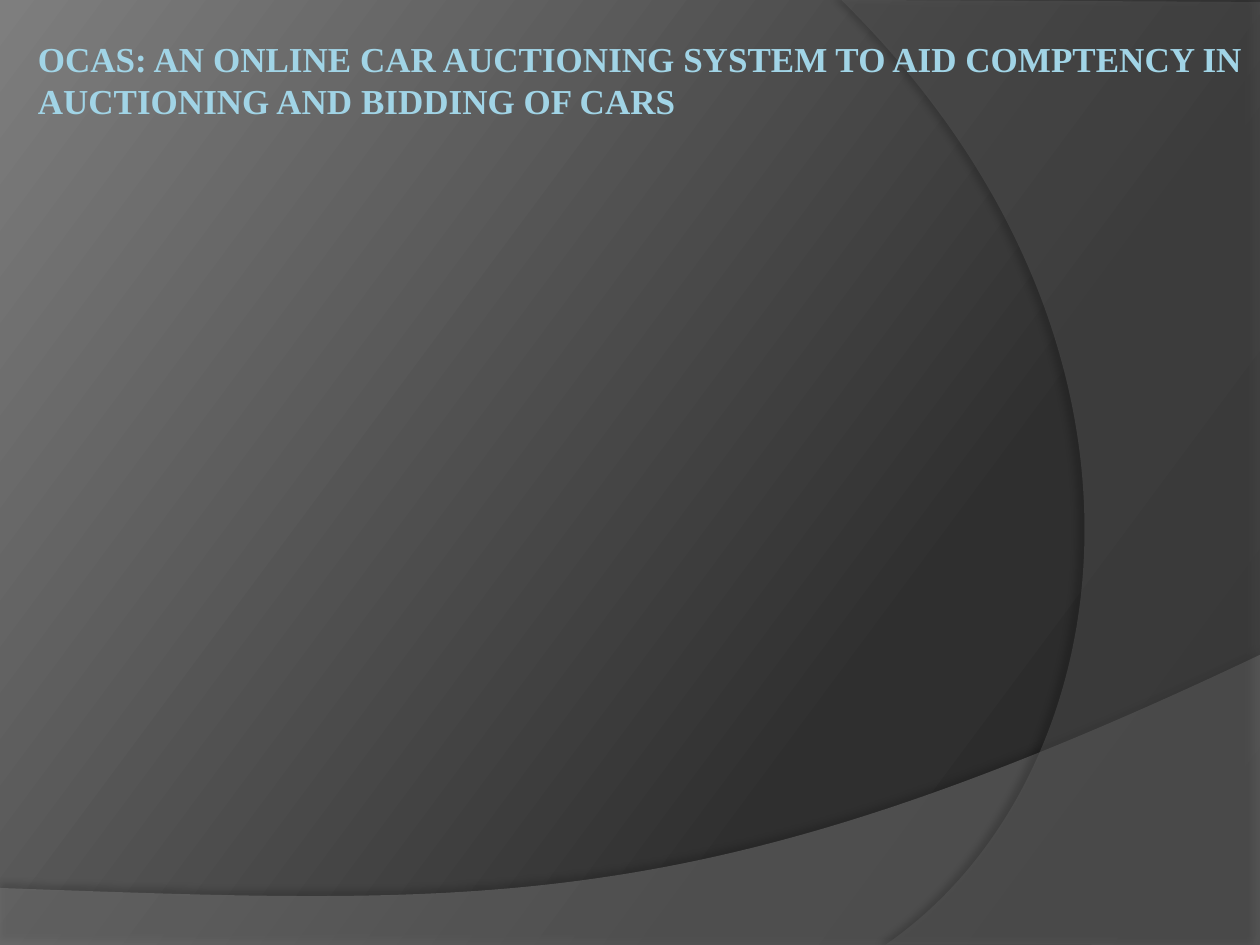
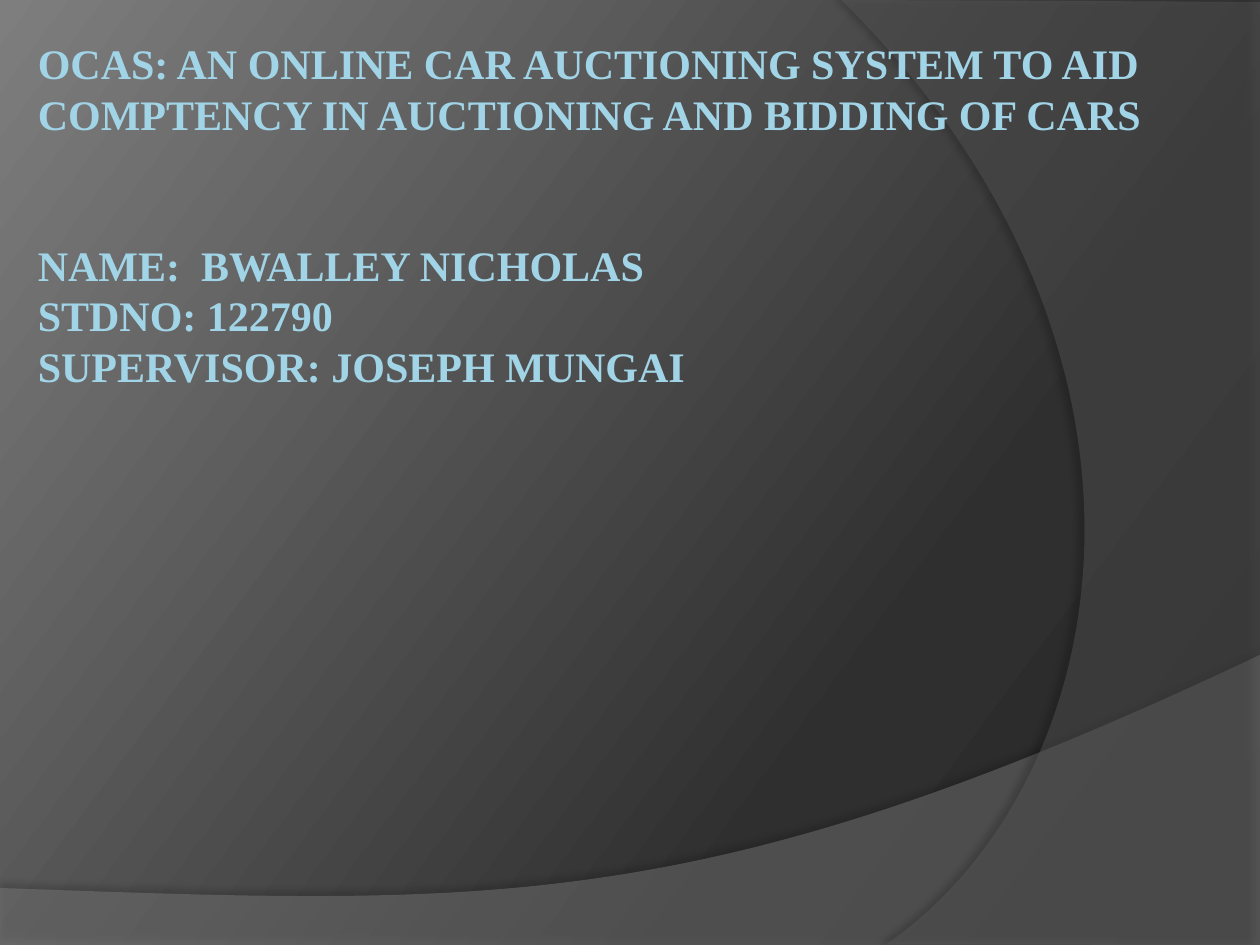
Before and after one commit to NickBwalley/Online-Car-Auctioning-System-Documentation, a slide deck: slide 1 of OCAS/Nicholas Bwalley_PowerPoint_122790.pptx. Drawn at 1260x945 pixels with LibreOffice and Linux fonts; fonts in the diff are those of the drawing. Boxes give left, top, right and bottom in pixels: in the first picture for what was removed or moved away, otherwise in the second. Text is boxed around its words. In the diff, an @@ line names an element or a change of style, - is before the commit and + after.

Commit message:
powerpoint

```diff
--- a/OCAS/Nicholas Bwalley_PowerPoint_122790.pptx
+++ b/OCAS/Nicholas Bwalley_PowerPoint_122790.pptx
@@ title at (38,51,1140,383): text changed; size 20 to 24 pt @@
-OCAS: AN ONLINE CAR AUCTIONING SYSTEM TO AID COMPTENCY IN AUCTIONING AND BIDDING OF CARS
+OCAS: AN ONLINE CAR AUCTIONING SYSTEM TO AID COMPTENCY IN AUCTIONING AND BIDDING OF CARS
+NAME: BWALLEY NICHOLAS
+STDNO: 122790
+SUPERVISOR: JOSEPH MUNGAI
```
